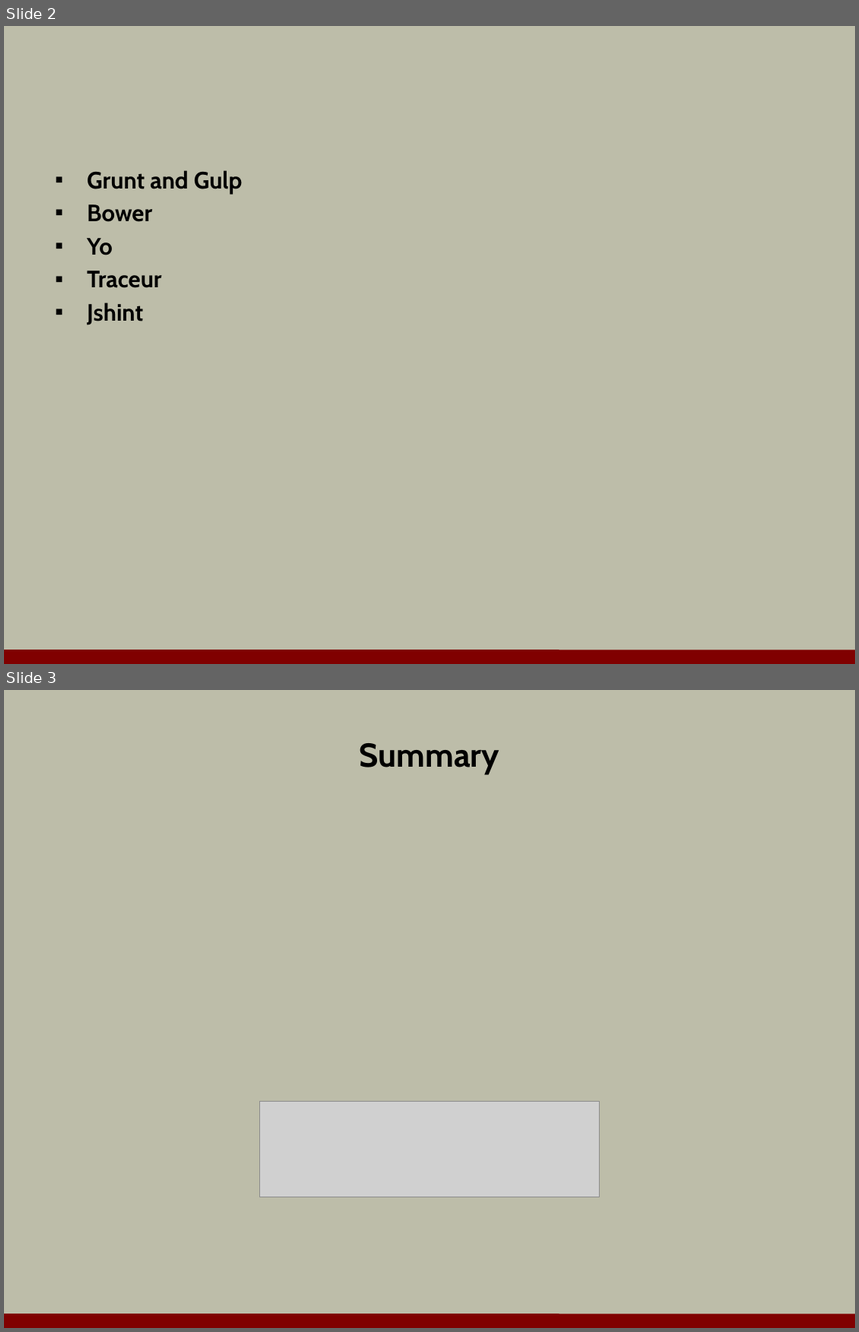
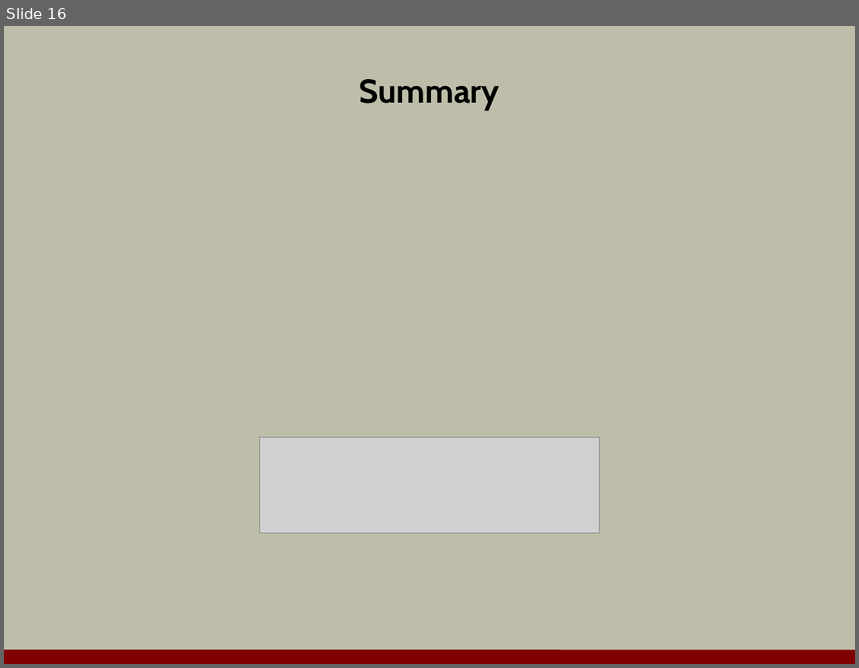
Before and after one commit to OdeToCode/classes, a slide deck: angularjs/slides/a3_nodetools.pptx. Shown one above the other, each under a label of ours: slides 2 and 3 before the commit, slide 16 after it. The pictures are 859x1332 and 859x668 pixels, drawn with LibreOffice and Linux fonts; fonts in the diff are those of the drawing; grey boxes stand for pictures; background and template pictures are left out. Boxes give left, top, right and bottom in pixels: in the first picture for what was removed or moved away, otherwise in the second. Text is boxed around its words. In the diff, an @@ line names an element or a change of style, - is before the commit and + after.

```diff
--- a/angularjs/slides/a3_nodetools.pptx
+++ b/angularjs/slides/a3_nodetools.pptx
@@ slide 2 removed at (4,26,855,664), background #BDBDA9; not listed: 1 template element that a slide beside it also shows @@
@@ text removed at (87,170,243,325) @@
-▪ Grunt and Gulp
-▪ Bower
-▪ Yo
-▪ Traceur
-▪ Jshint
@@ what was slide 3 is now slide 16 @@
```
Also in this commit, not shown: 1 slide changed, 14 slides added, 1 other file.
